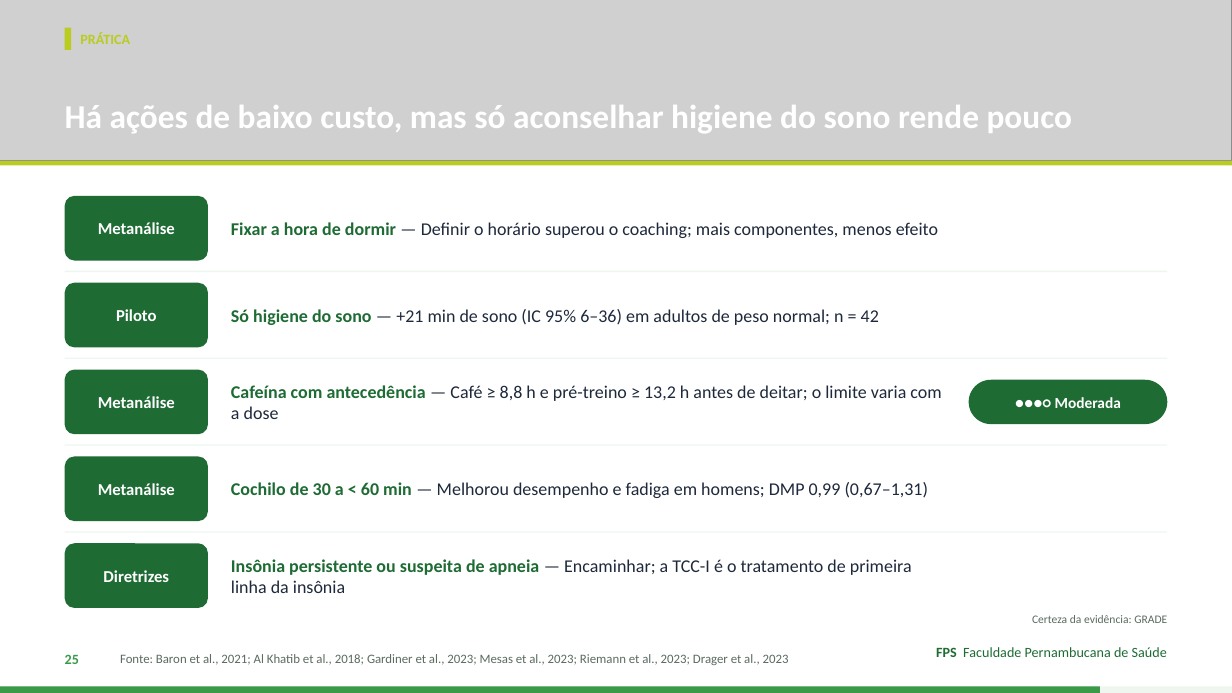
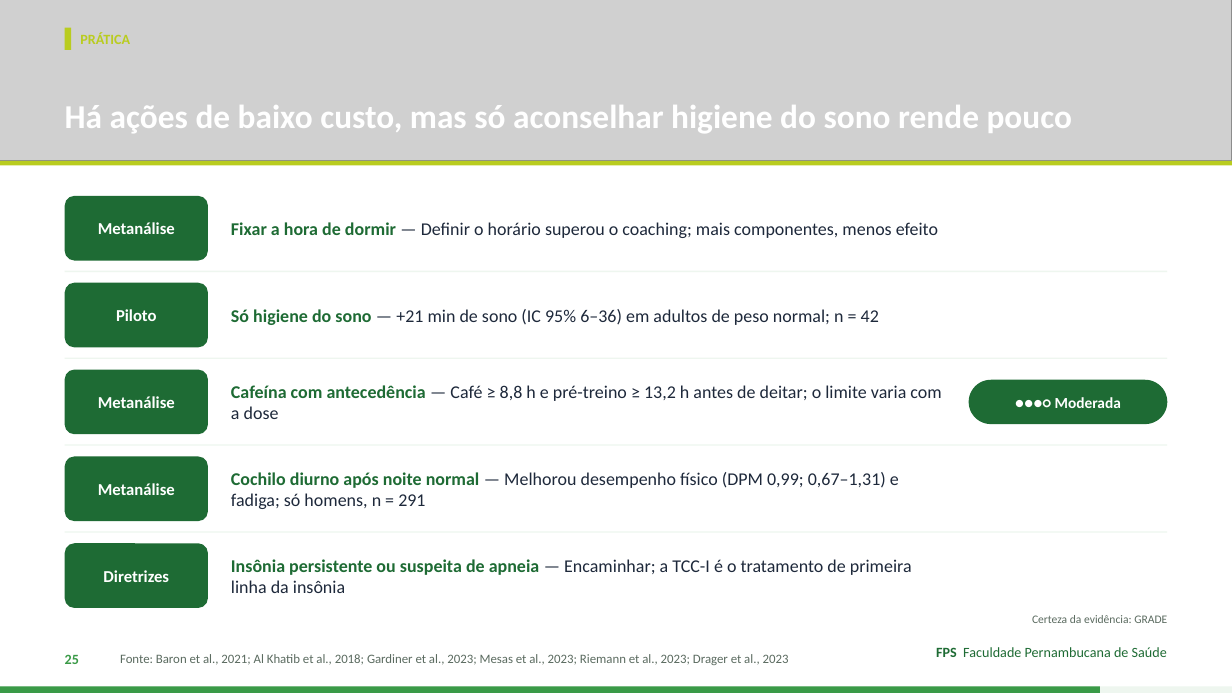
Before and after one commit to Institutomoraisandrade/CRM, a slide deck: slide 25 of trabalho-fps/trabalhos/2026-11-10-sono/apresentacao.pptx. Drawn at 1232x693 pixels with LibreOffice and Linux fonts; fonts in the diff are those of the drawing; grey boxes stand for pictures. Boxes give left, top, right and bottom in pixels: in the first picture for what was removed or moved away, otherwise in the second. Text is boxed around its words. In the diff, an @@ line names an element or a change of style, - is before the commit and + after.

```diff
--- a/trabalho-fps/trabalhos/2026-11-10-sono/apresentacao.pptx
+++ b/trabalho-fps/trabalhos/2026-11-10-sono/apresentacao.pptx
@@ text at box(231, 472, 899, 509): text changed @@
-Cochilo de 30 a < 60 min — Melhorou desempenho e fadiga em homens; DMP 0,99 (0,67–1,31)
+Cochilo diurno após noite normal — Melhorou desempenho físico (DPM 0,99; 0,67–1,31) e fadiga; só homens, n = 291
```
Also in this commit, not shown: 4 other slides changed, 2 other files.
